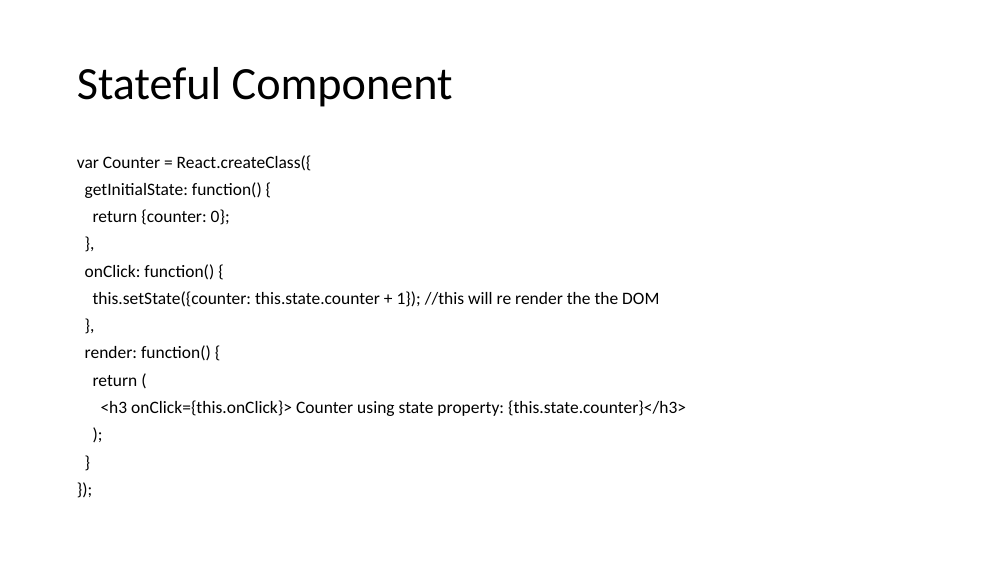
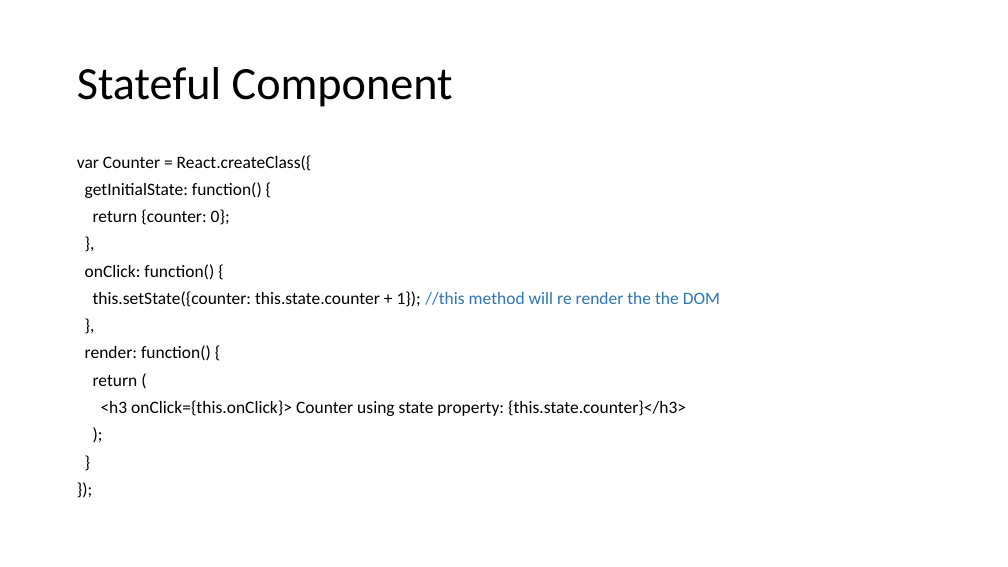
Before and after one commit to awahab29/samplealt, a slide deck: slide 29 of React.pptx (slide 27 before the commit). Drawn at 1008x567 pixels with LibreOffice and Linux fonts; fonts in the diff are those of the drawing. Boxes give left, top, right and bottom in pixels: in the first picture for what was removed or moved away, otherwise in the second. Text is boxed around its words. In the diff, an @@ line names an element or a change of style, - is before the commit and + after.

```diff
--- a/React.pptx
+++ b/React.pptx
@@ text at box(93, 291, 720, 307): text changed @@
-this.setState({counter: this.state.counter + 1}); //this will re render the the DOM
+this.setState({counter: this.state.counter + 1}); //this method will re render the the DOM
```
Also in this commit, not shown: 5 other slides changed, 7 slides added, 1 slide removed.
